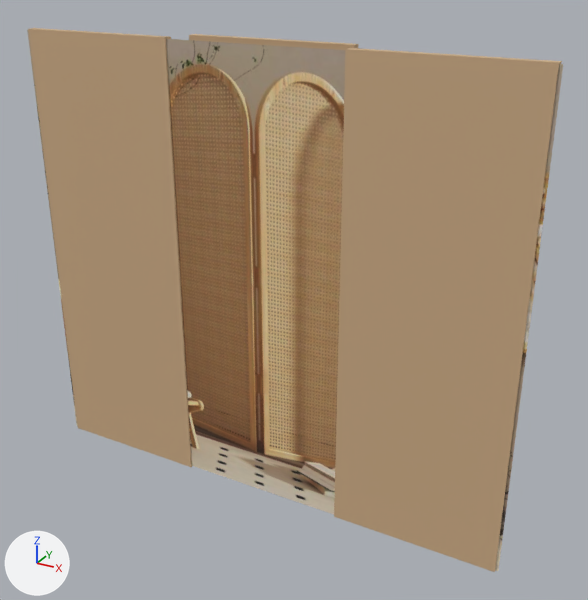
A saved change to the glTF model storage/picture/mocan-66.glb.
The view is the same before and after, from a camera (50 mm lens) standing at (1.32, -2.18, 1.87) and looking at (0.09, 0.04, 0.76). The axes (+X, +Y, +Z) are drawn at lower left. The lights are the same throughout. The first picture is the older version. Vertices at exactly the same position are counted once.

Before the edit, the objects in view are built like this:
```python
me_mesh_0 = bpy.data.meshes.new('Mesh_0')
me_mesh_0.from_pydata(...)  # 28 vertices, 38 faces; spans x -0.9..0.9, y -0.05..0.08, z 0.0..1.6
# faces by material slot: [36, 2]
me_mesh_0.materials.append(mat_wood)  # beige #cead86
me_mesh_0.materials.append(mat_photo)  # picture img_image_0
ob_furniture = bpy.data.objects.new('furniture', me_mesh_0)
ob_furniture.location = (0.0, 0.0, 0.0)
```
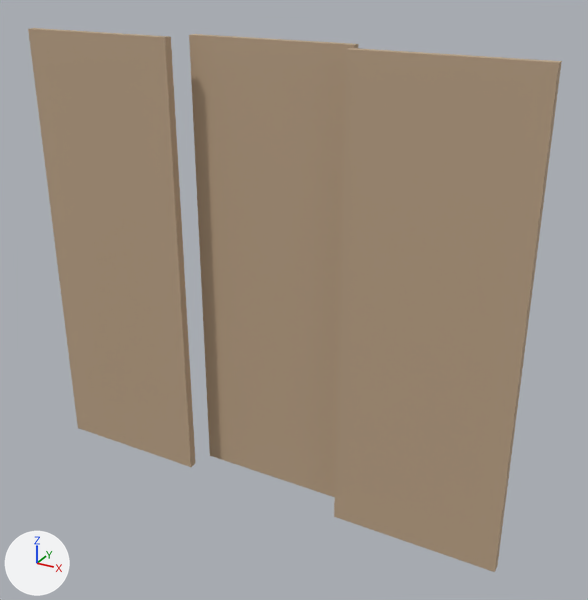
The change in detail:
me_mesh_0 is used by ob_furniture; location (0.0, 0.0, 0.0).
me_mesh_0 had 28 vertices, 38 faces and spanned x -0.9..0.9, y -0.05..0.08, z 0.0..1.6.
me_mesh_0 now has 24 vertices, 36 faces and spans x -0.89..0.89, y -0.05..0.08, z 0.0..1.6.
me_mesh_0 part 1: the loose piece of 4 vertices spanning x -0.9..0.9, y -0.05, z 0.0..1.6 is deleted.
me_mesh_0 no longer uses material mat_photo (picture img_image_0).

What differs and where, as boxes (x1, y1, x2, y2) in the pictures (588 x 600 px):
'furniture', reshaped
    before: (27, 28, 563, 572)
    after: (28, 28, 562, 572)
part 1 of me_mesh_0, deleted (brown)
    before: (27, 30, 563, 571)
